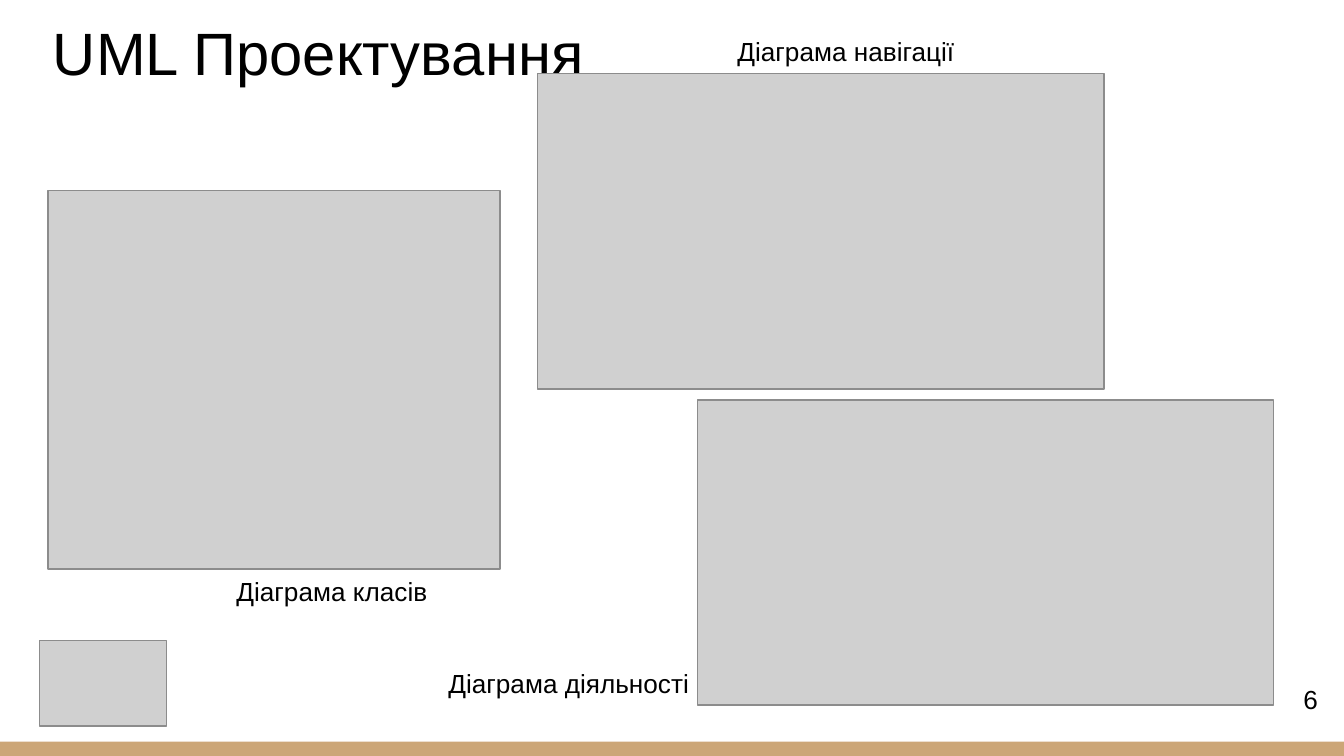
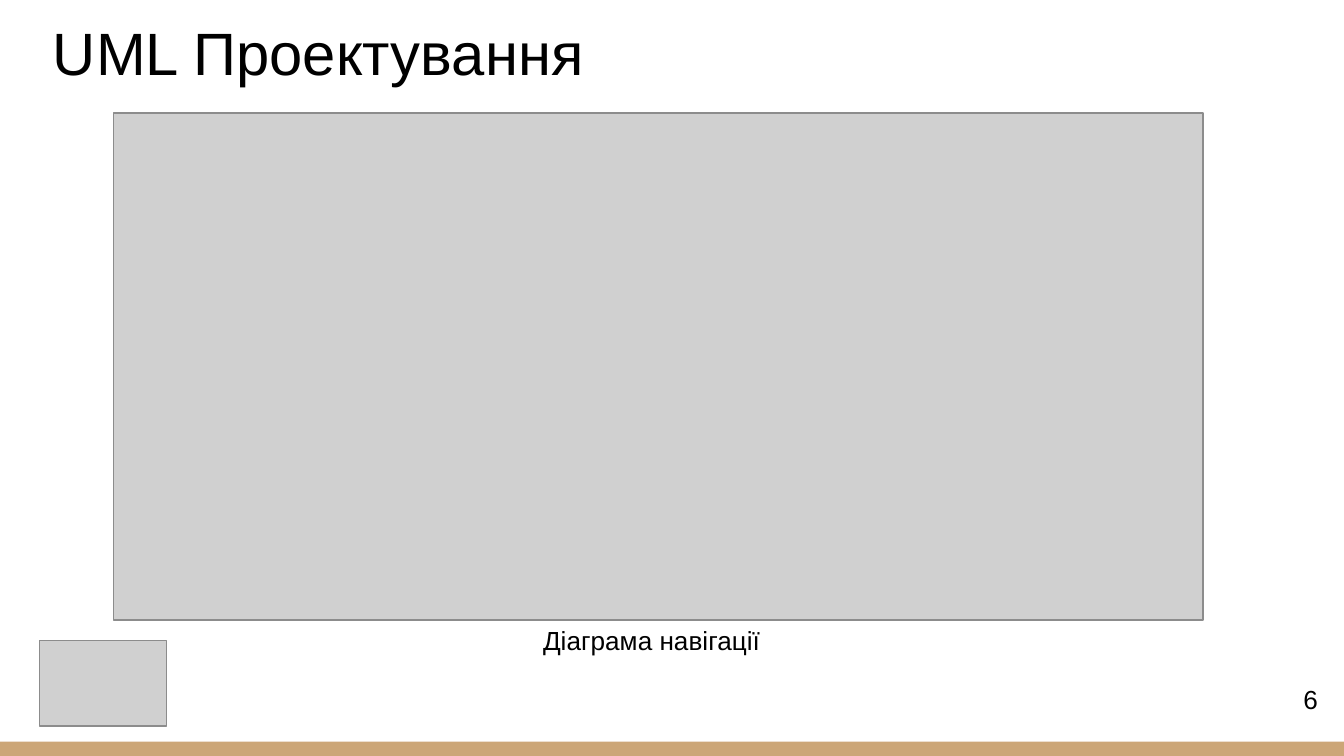
Before and after one commit to NurePakharenkoSerhii/2025_B_PI_PZPI-21-1_Pakharenko_S_O, a slide deck: slide 6 of 2025_Б_ПЗПІ-21-1_Пахаренко_С_О.pptx. Drawn at 1344x756 pixels with LibreOffice and Linux fonts; fonts in the diff are those of the drawing; grey boxes stand for pictures. Boxes give left, top, right and bottom in pixels: in the first picture for what was removed or moved away, otherwise in the second. Text is boxed around its words. In the diff, an @@ line names an element or a change of style, - is before the commit and + after.

```diff
--- a/2025_Б_ПЗПІ-21-1_Пахаренко_С_О.pptx
+++ b/2025_Б_ПЗПІ-21-1_Пахаренко_С_О.pptx
@@ picture: place and size @@
-picture at [538,74,1105,390]
+picture at [113,113,1203,620]
@@ picture removed at [48,191,500,570] @@
@@ picture removed at [698,401,1274,706] @@
@@ text removed at [236,582,427,607] @@
-Діаграма класів
@@ text "Діаграма навігації": place and size @@
-text "Діаграма навігації" at [737,42,954,67]
+text "Діаграма навігації" at [543,631,760,656]
@@ text removed at [448,674,689,699] @@
-Діаграма діяльності
```
Also in this commit, not shown: 8 other slides changed, 2 slides added, 1 slide removed.
